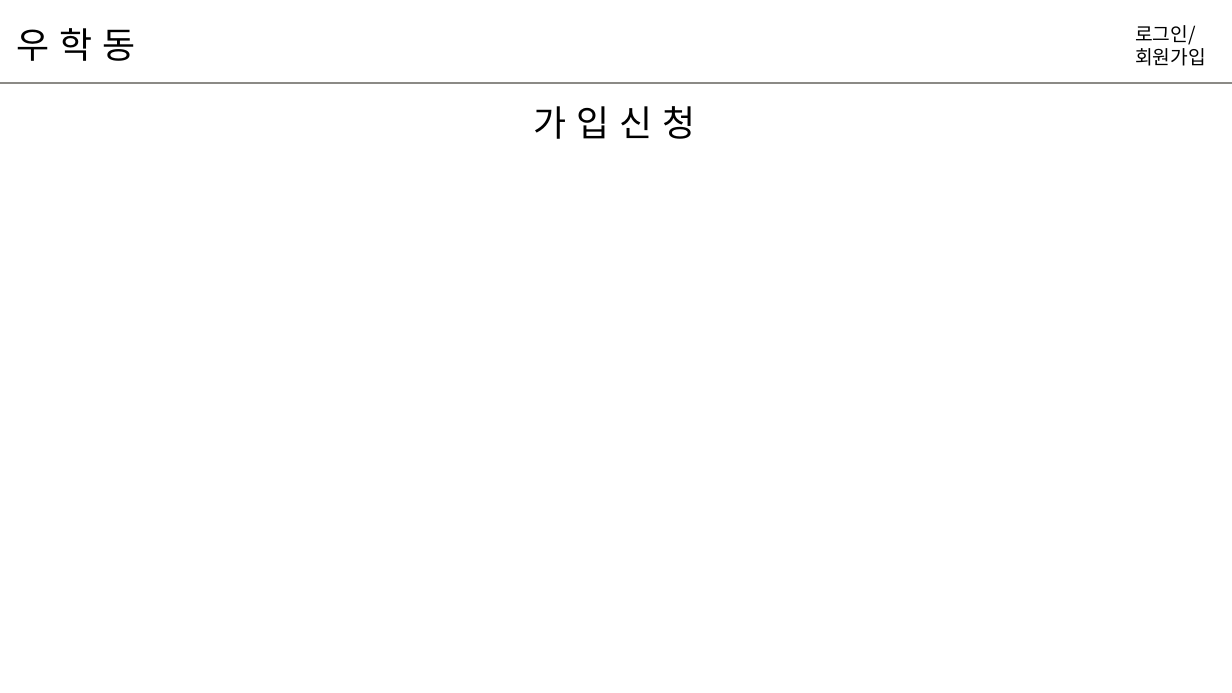
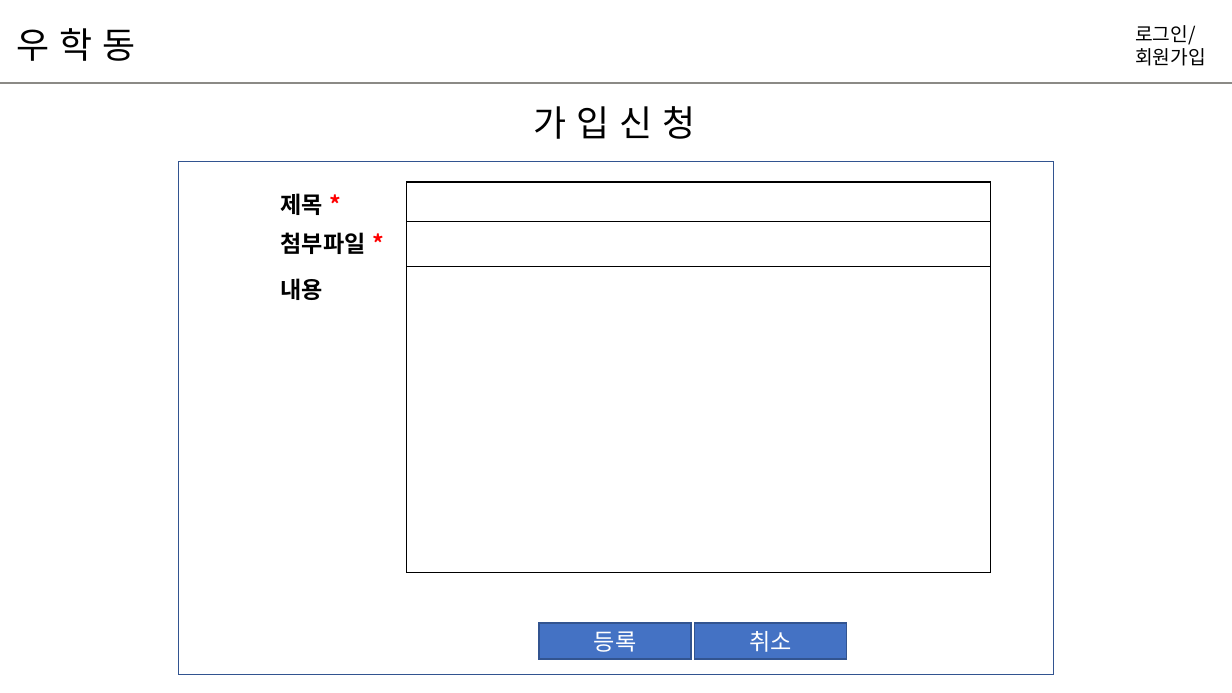
Before and after one commit to hyunniesss/ToyProject, a slide deck: slide 22 of document/와이어프레임/우학동_와이어프레임.pptx (slide 20 before the commit). Drawn at 1232x693 pixels with LibreOffice and Linux fonts; fonts in the diff are those of the drawing. Boxes give left, top, right and bottom in pixels: in the first picture for what was removed or moved away, otherwise in the second. Text is boxed around its words. In the diff, an @@ line names an element or a change of style, - is before the commit and + after.

```diff
--- a/document/와이어프레임/우학동_와이어프레임.pptx
+++ b/document/와이어프레임/우학동_와이어프레임.pptx
@@ rectangle added at bbox=[178, 162, 1054, 675], outline #325491 1 pt @@
@@ table added at bbox=[272, 182, 991, 572], 3 rows, 2 columns @@
+제목 * | 
+첨부파일 * | 
+내용 | 
@@ rectangle added at bbox=[539, 623, 690, 659], fill #4472C4, outline #325491 1 pt, 18 pt, text #FFFFFF @@
+등록
@@ rectangle added at bbox=[695, 623, 847, 659], fill #4472C4, outline #325491 1 pt, 18 pt, text #FFFFFF @@
+취소
```
Also in this commit, not shown: 16 other slides changed, 3 slides added.
